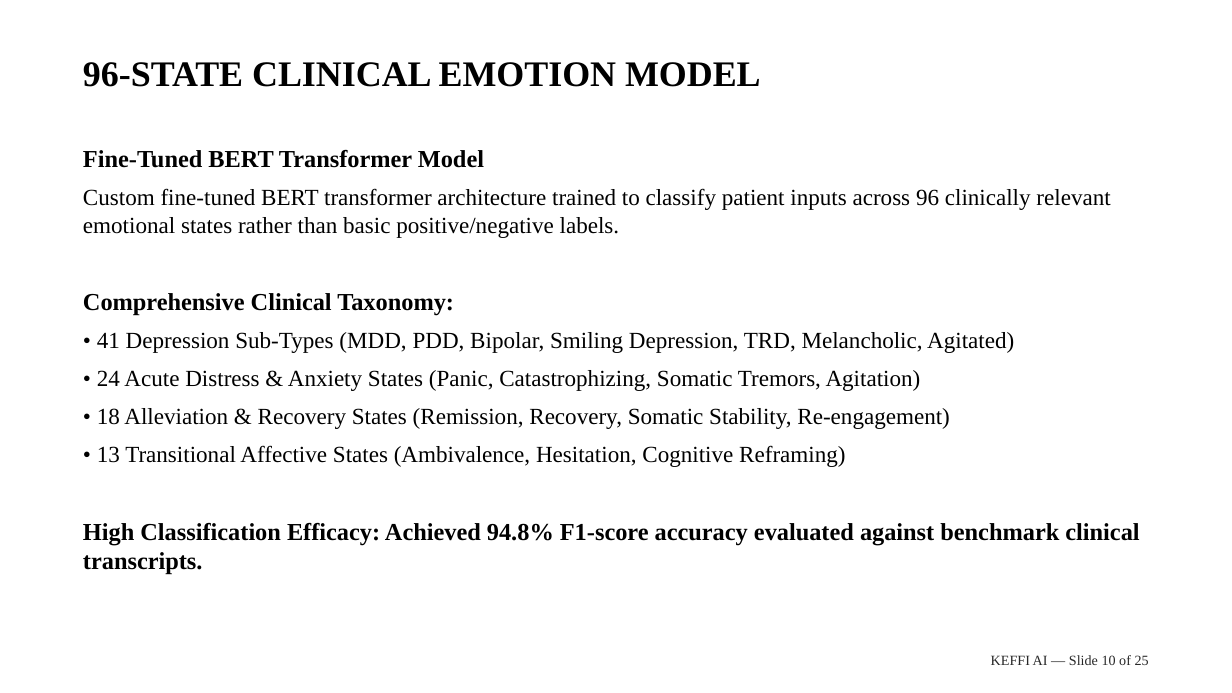
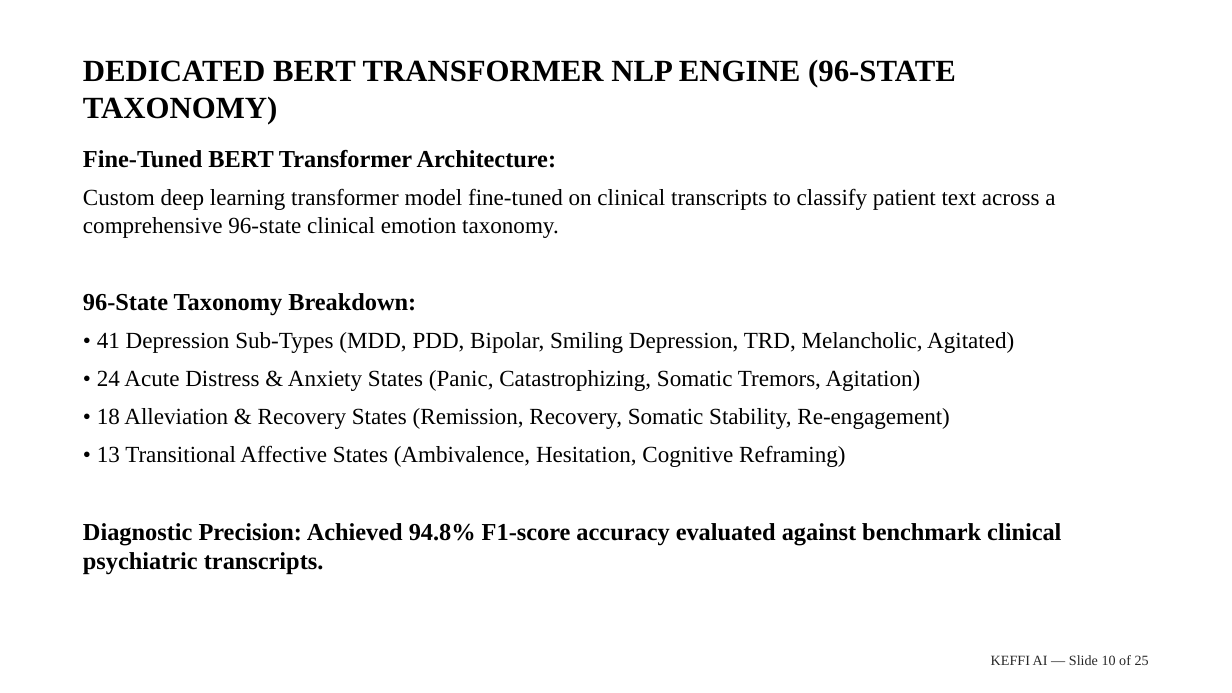
Before and after one commit to balajikrishnan031/Keffi-Test, a slide deck: slide 10 of Final_Submission_Pack/KEFFI_PURE_WHITE_TIMES_ROMAN_25_SLIDE_MASTER.pptx. Drawn at 1232x693 pixels with LibreOffice and Linux fonts; fonts in the diff are those of the drawing. Boxes give left, top, right and bottom in pixels: in the first picture for what was removed or moved away, otherwise in the second. Text is boxed around its words. In the diff, an @@ line names an element or a change of style, - is before the commit and + after.

```diff
--- a/Final_Submission_Pack/KEFFI_PURE_WHITE_TIMES_ROMAN_25_SLIDE_MASTER.pptx
+++ b/Final_Submission_Pack/KEFFI_PURE_WHITE_TIMES_ROMAN_25_SLIDE_MASTER.pptx
@@ text at [83, 60, 956, 124]: text changed; size 28 to 24 pt @@
-96-STATE CLINICAL EMOTION MODEL
+DEDICATED BERT TRANSFORMER NLP ENGINE (96-STATE TAXONOMY)
@@ text at [83, 150, 1055, 316]: text changed @@
-Fine-Tuned BERT Transformer Model
-Custom fine-tuned BERT transformer architecture trained to classify patient inputs across 96 clinically relevant emotional states rather than basic positive/negative labels.
-Comprehensive Clinical Taxonomy:
+Fine-Tuned BERT Transformer Architecture:
+Custom deep learning transformer model fine-tuned on clinical transcripts to classify patient text across a comprehensive 96-state clinical emotion taxonomy.
+96-State Taxonomy Breakdown:
@@ text at [83, 523, 1061, 575]: text changed @@
-High Classification Efficacy: Achieved 94.8% F1-score accuracy evaluated against benchmark clinical transcripts.
+Diagnostic Precision: Achieved 94.8% F1-score accuracy evaluated against benchmark clinical psychiatric transcripts.
```
Also in this commit, not shown: 19 other slides changed, 2 slides added, 2 slides removed, 3 other files.
